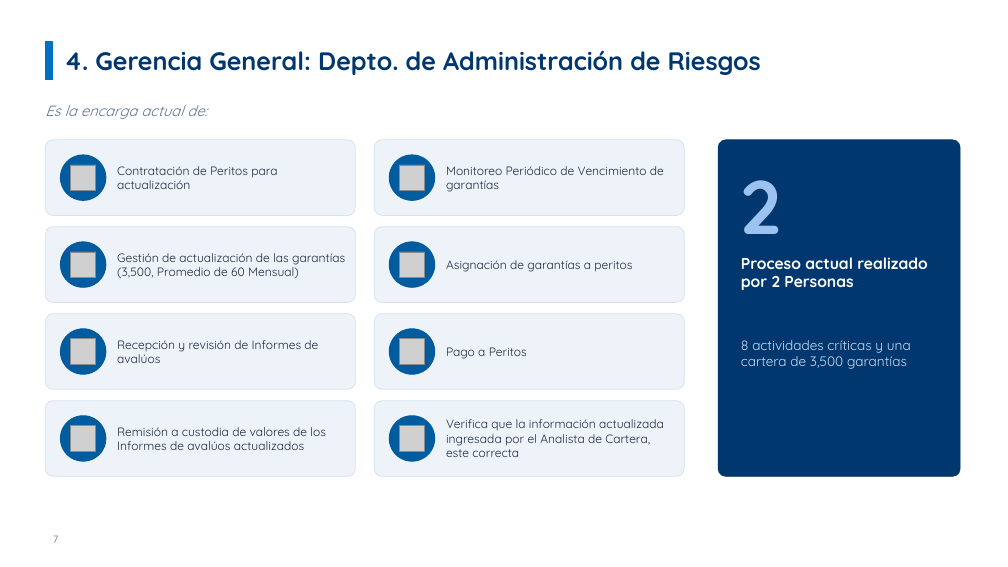
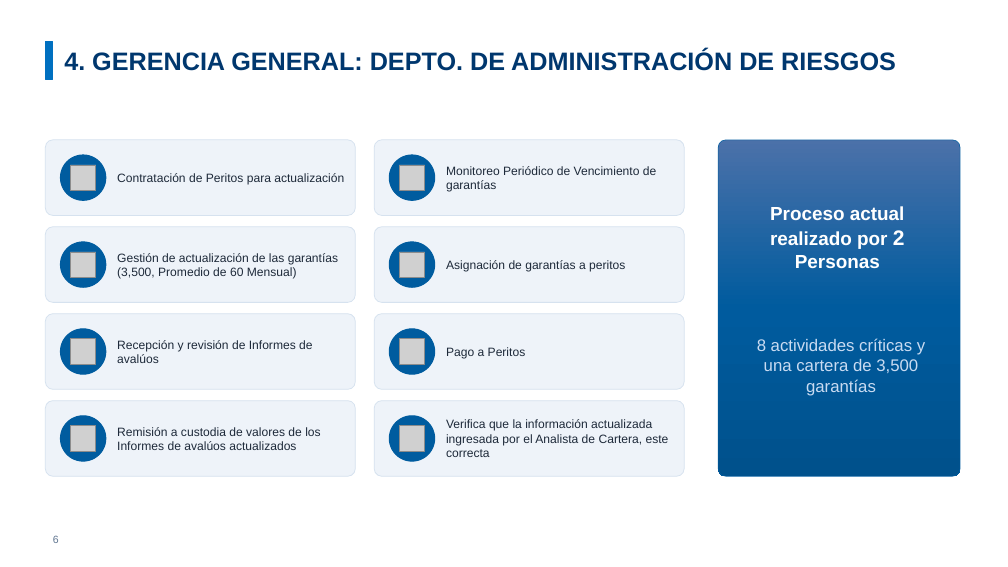
Before and after one commit to menjivar201280/riesgo, a slide deck: slide 6 of administracion-avaluos/Proyecto_Administracion_de_Avaluos.pptx (slide 7 before the commit). Drawn at 1008x567 pixels with LibreOffice and Linux fonts; fonts in the diff are those of the drawing; grey boxes stand for pictures; background and template pictures are left out. Boxes give left, top, right and bottom in pixels: in the first picture for what was removed or moved away, otherwise in the second. Text is boxed around its words. In the diff, an @@ line names an element or a change of style, - is before the commit and + after.

```diff
--- a/administracion-avaluos/Proyecto_Administracion_de_Avaluos.pptx
+++ b/administracion-avaluos/Proyecto_Administracion_de_Avaluos.pptx
@@ title at box(64, 50, 896, 71): text changed; font Quicksand to Arial @@
-4. Gerencia General: Depto. de Administración de Riesgos
+4. GERENCIA GENERAL: DEPTO. DE ADMINISTRACIÓN DE RIESGOS
@@ text removed at box(45, 105, 207, 119) @@
-Es la encarga actual de:
@@ rounded rectangle at box(718, 140, 960, 476): fill #00376E to gradient #4B71AA to #005C9F to #00528D; outline #00376E 0.75 pt to #005C9F 0.5 pt @@
@@ text "Proceso actual realizado por 2 ...": place and size @@
-text "Proceso actual realizado por 2 ..." at box(741, 257, 927, 290)
+text "Proceso actual realizado por 2 ..." at box(770, 206, 905, 268)
@@ text "Proceso actual realizado por 2 ..." at box(770, 206, 905, 268): size 15 to 18 pt, font Quicksand to Arial; size 15 to 20 pt in "2"; alignment left to centre @@
@@ text removed at box(741, 180, 782, 234) @@
-2
@@ text "8 actividades críticas y una ..." at box(757, 338, 925, 396): size 13 to 16 pt, font Quicksand to Arial; alignment left to centre @@
@@ font Quicksand to Arial in 8 elements at box(117, 173, 344, 185), box(446, 166, 656, 192), box(117, 253, 338, 279), box(446, 260, 625, 271), box(117, 340, 312, 363), box(446, 347, 526, 358), box(117, 427, 320, 450), box(446, 419, 669, 457) @@
@@ page number at box(53, 536, 59, 543): text changed; font Quicksand to Arial @@
-7
+6
```
Also in this commit, not shown: 15 other slides changed, 2 slides removed.
